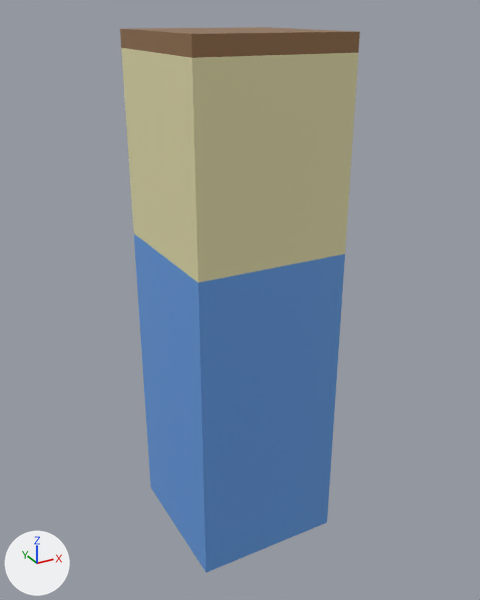
What one commit did to the OBJ model resources/models/person1.obj.
Before and after are seen from a camera (50 mm lens) standing at (-0.303, -0.562, 0.539) and looking at (0.005, -0.001, 0.258). Every picture has the same lights, and +X, +Y and +Z are marked at lower left. Where no turn or scale is listed for an object, it has been applied to the vertices.

The scene before the commit, as lines of its bpy script (objects in view):
```python
me_person_cube_005 = bpy.data.meshes.new('Person_Cube.005')
me_person_cube_005.from_pydata(...)  # 36 vertices, 68 faces; spans x -0.078..0.078, y -0.078..0.078, z -0.011..0.521
# faces by material slot: [26, 32, 10]
me_person_cube_005.materials.append(mat_material_010)  # blue #669fe7
me_person_cube_005.materials.append(mat_material_011)  # beige #e7e1ae
me_person_cube_005.materials.append(mat_material_020)  # brown #926d48
ob_person_cube_005 = bpy.data.objects.new('Person_Cube.005', me_person_cube_005)
ob_person_cube_005.location = (0.0, 0.0, 0.0)
```
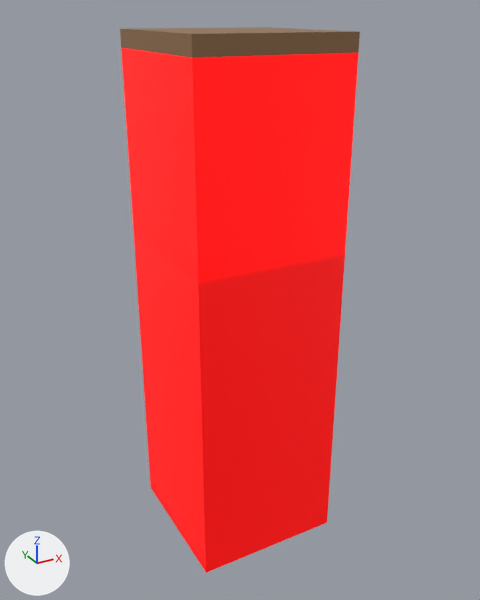
Pixel boxes [x1, y1, x2, y2] of what changed, in the pictures (480 x 600 px):
part 1 of me_person_cube_005, recoloured (blue to red): [134, 234, 345, 573] in both
part 2 of me_person_cube_005, recoloured (beige to red): [121, 48, 358, 283] in both

Patch to the scene script:
```diff
--- a/resources/models/person1.obj.py
+++ b/resources/models/person1.obj.py
@@ mat_material_024 @@
+mat_material_024 = principled_material('Material.024')
+mat_material_024.base_color = (2.0, 0.0, 0.0)  # red #ff0000
+mat_material_024.roughness = 0.431
@@ mat_material_023 @@
+mat_material_023 = principled_material('Material.023')
+mat_material_023.base_color = (3.0, 0.0, 0.0)  # red #ff0000
+mat_material_023.roughness = 0.431
@@ me_person_cube_005 @@
 me_person_cube_005.from_pydata(...)  # 36 vertices, 68 faces; spans x -0.078..0.078, y -0.078..0.078, z -0.011..0.521
 # used by ob_person_cube_005; location = (0.0, 0.0, 0.0)
+# me_person_cube_005 part 1: all 26 faces that had it switch from mat_material_010 (blue #669fe7) to mat_material_024 (red #ff0000)
+# me_person_cube_005 part 2: all 32 faces that had it switch from mat_material_011 (beige #e7e1ae) to mat_material_023 (red #ff0000)
 me_person_cube_005.materials.append(mat_material_020)
```
